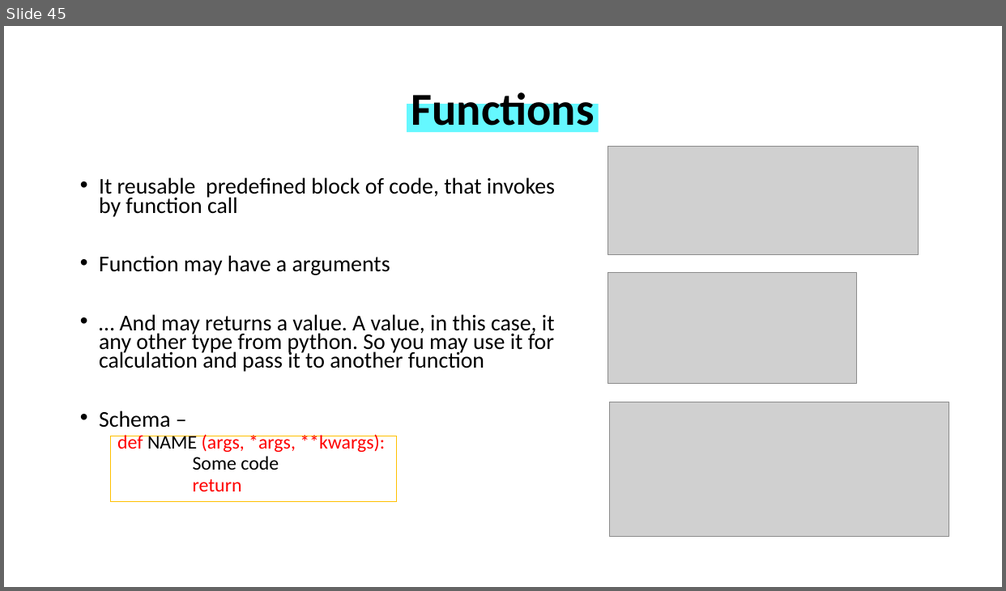
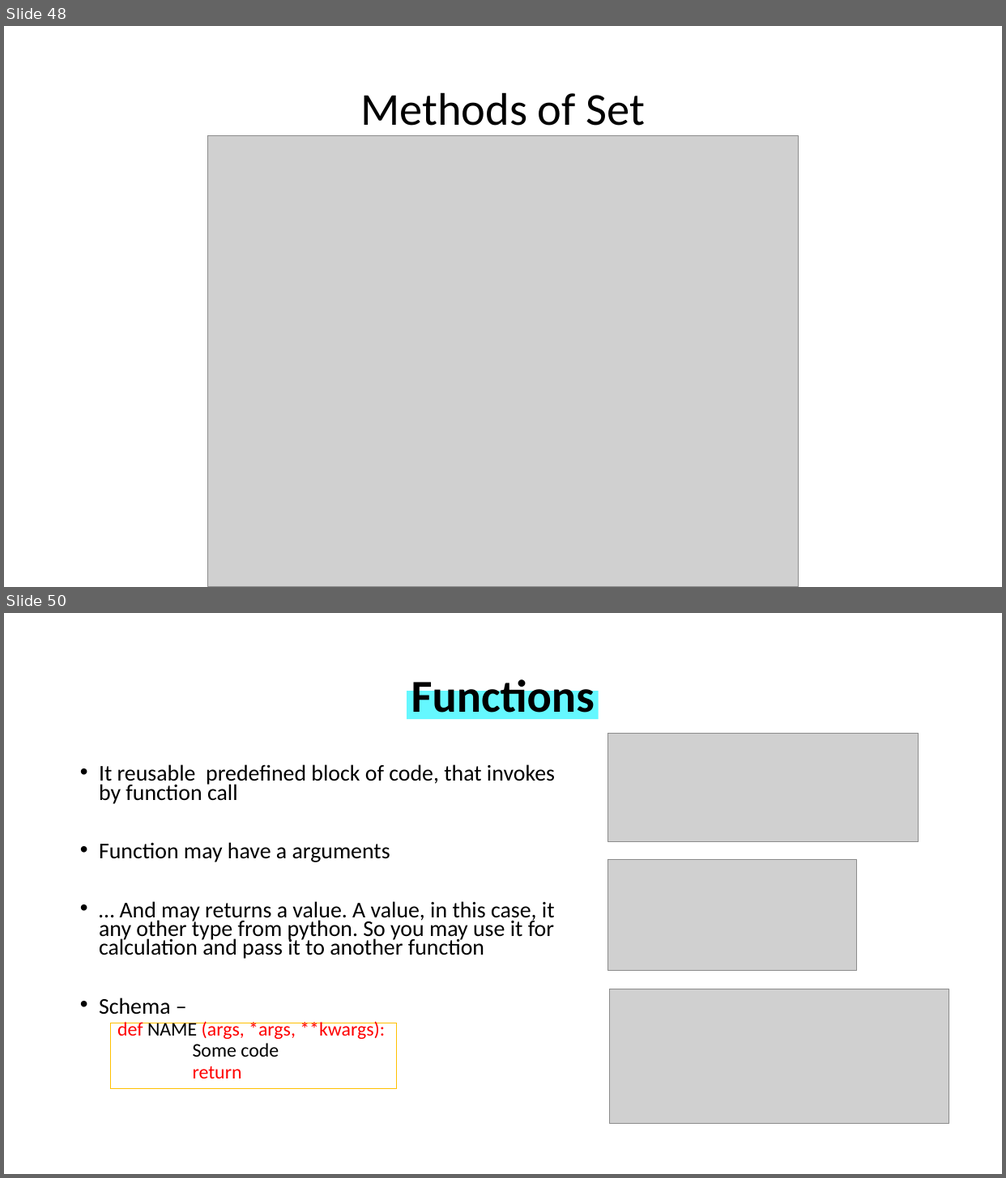
Before and after one commit to WonderLuc/brother-bootcamp, a slide deck: python 101/python_101.pptx. Shown one above the other, each under a label of ours: slide 45 before the commit, slides 48 and 50 after it; the slides between them are not shown. The pictures are 1006x591 and 1006x1178 pixels, drawn with LibreOffice and Linux fonts; fonts in the diff are those of the drawing; grey boxes stand for pictures; background and template pictures are left out. Boxes give left, top, right and bottom in pixels: in the first picture for what was removed or moved away, otherwise in the second. Text is boxed around its words. In the diff, an @@ line names an element or a change of style, - is before the commit and + after.

```diff
--- a/python 101/python_101.pptx
+++ b/python 101/python_101.pptx
@@ slide 48 added at (4,26,1002,587), background picture (left out) @@
@@ title added at (360,92,646,126), 44 pt, text #000000 @@
+Methods of Set
@@ picture added at (207,136,799,587) @@
@@ what was slide 45 is now slide 50 @@
```
Also in this commit, not shown: 1 slide changed, 4 other slides added, 2 other files.
